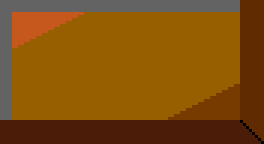
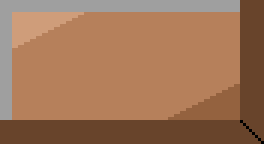
The second (264, 144) image is a revision of the first. Changes to its layers:
painted on "Fundo" over [0, 0, 264, 144]
